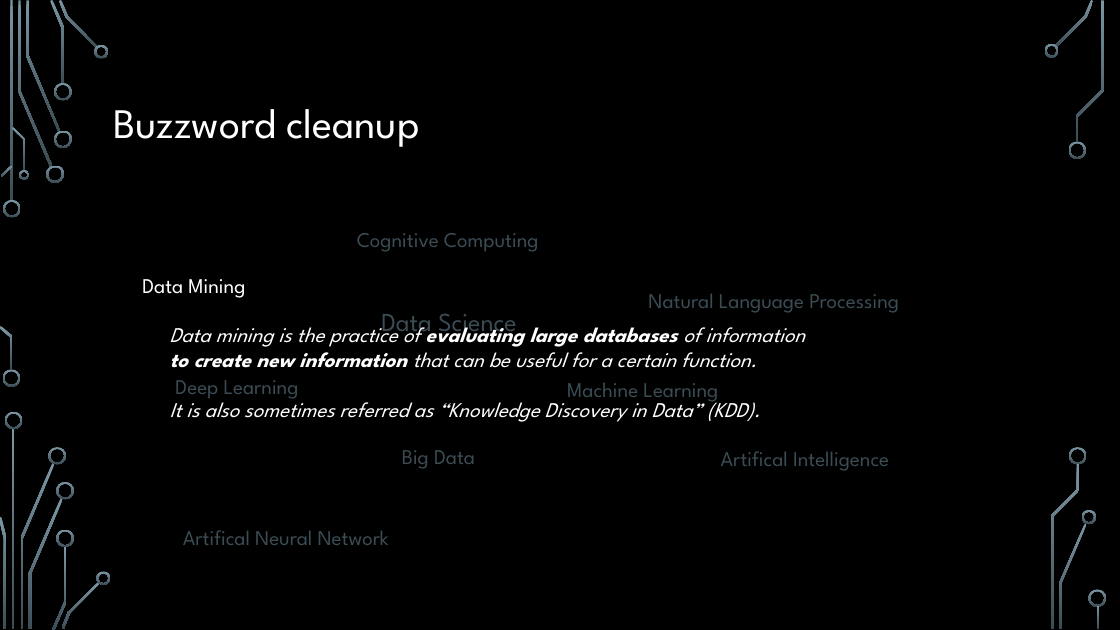
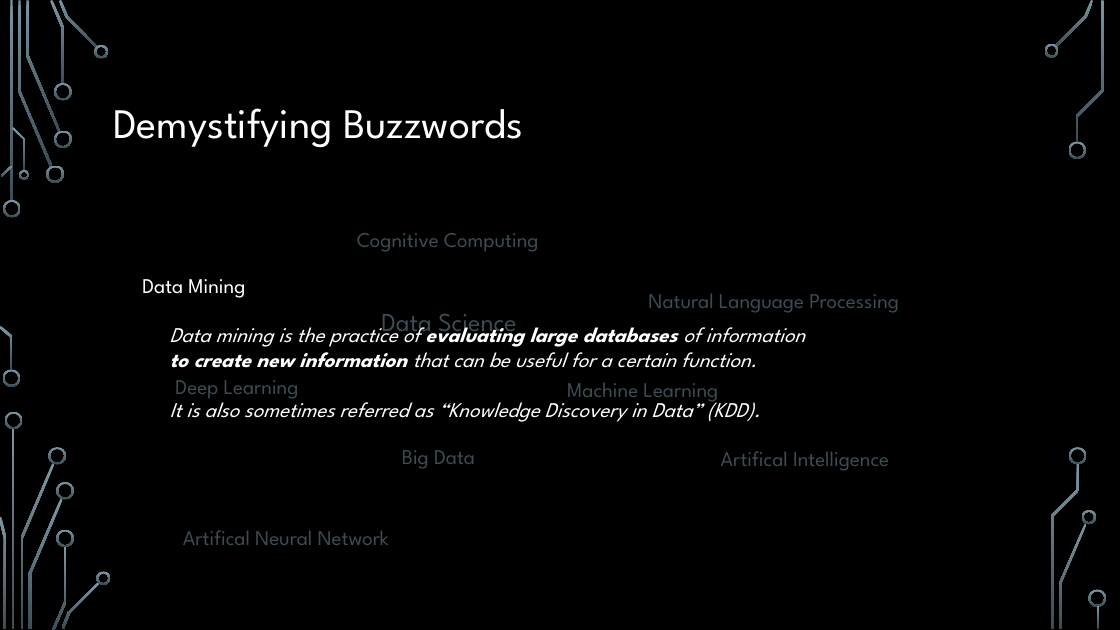
Before and after one commit to hacpro/introduction-machine-learning, a slide deck: slide 6 of presentation.pptx. Drawn at 1120x630 pixels with LibreOffice and Linux fonts; fonts in the diff are those of the drawing; background and template pictures are left out. Boxes give left, top, right and bottom in pixels: in the first picture for what was removed or moved away, otherwise in the second. Text is boxed around its words. In the diff, an @@ line names an element or a change of style, - is before the commit and + after.

```diff
--- a/presentation.pptx
+++ b/presentation.pptx
@@ title at bbox=[113, 108, 523, 148]: text changed @@
-Buzzword cleanup
+Demystifying Buzzwords
```
Also in this commit, not shown: 19 other slides changed, 2 slides added.
